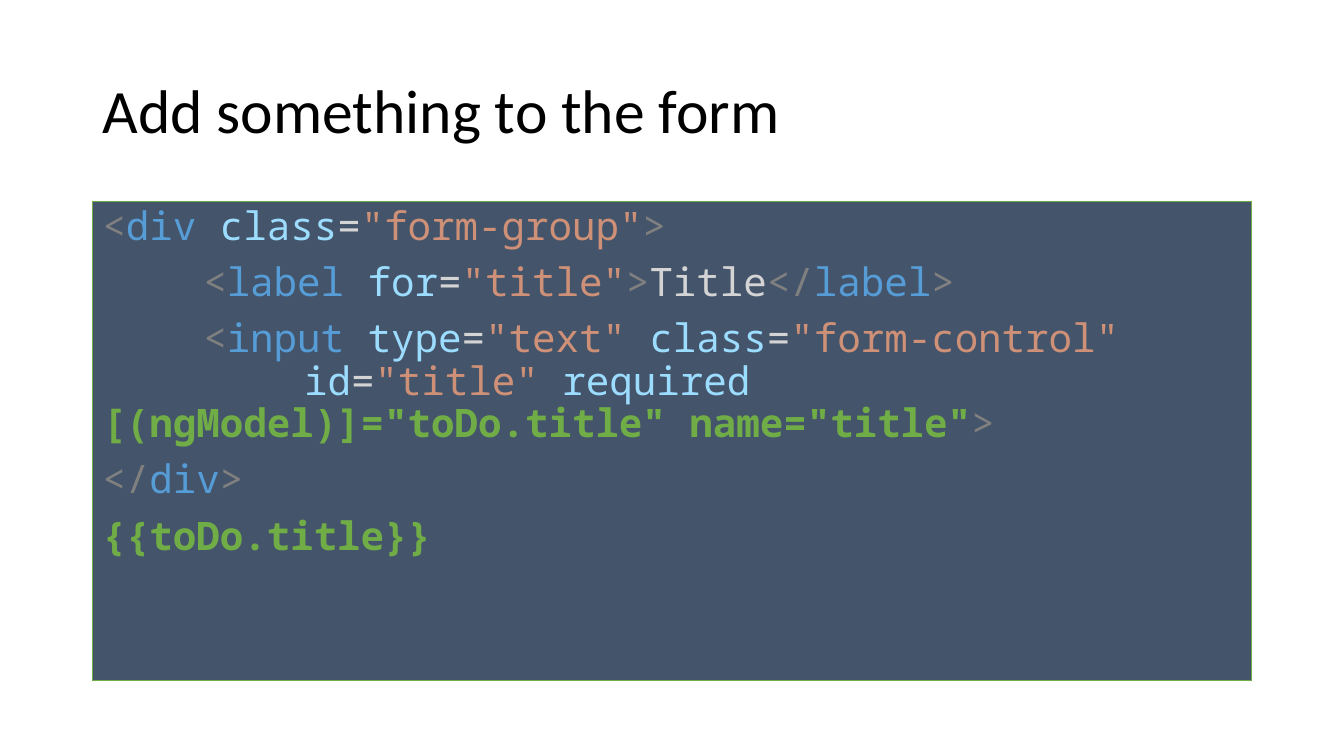
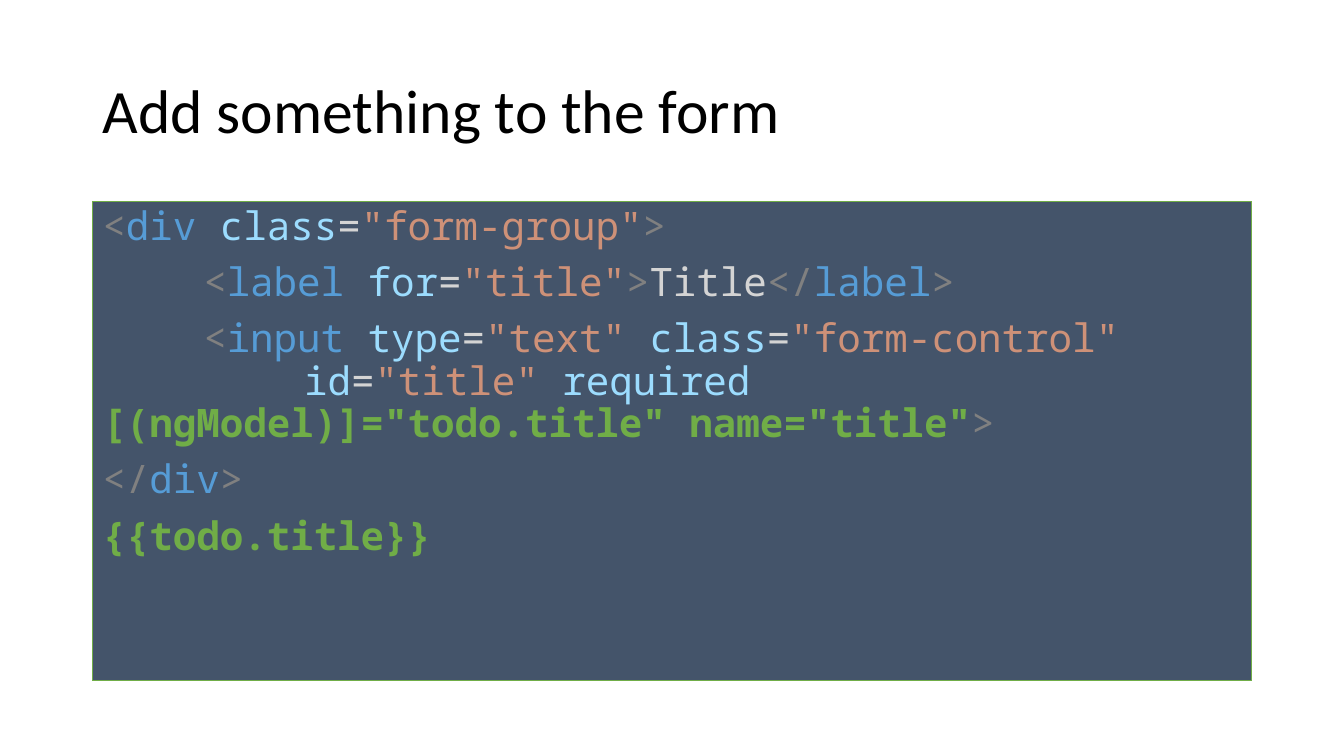
Before and after one commit to spirit-coding/todo-app-aj33349, a slide deck: slide 16 of Angular2.pptx. Drawn at 1344x756 pixels with LibreOffice and Linux fonts; fonts in the diff are those of the drawing. Boxes give left, top, right and bottom in pixels: in the first picture for what was removed or moved away, otherwise in the second. Text is boxed around its words. In the diff, an @@ line names an element or a change of style, - is before the commit and + after.

```diff
--- a/Angular2.pptx
+++ b/Angular2.pptx
@@ text at [102,322,1120,447]: text changed @@
-<input type="text" class="form-control" id="title" required [(ngModel)]="toDo.title" name="title">
+<input type="text" class="form-control" id="title" required [(ngModel)]="todo.title" name="title">
@@ text at [102,520,431,556]: text changed @@
-{{toDo.title}}
+{{todo.title}}
```
Also in this commit, not shown: 6 other slides changed, 9 slides added, 7 other files.
